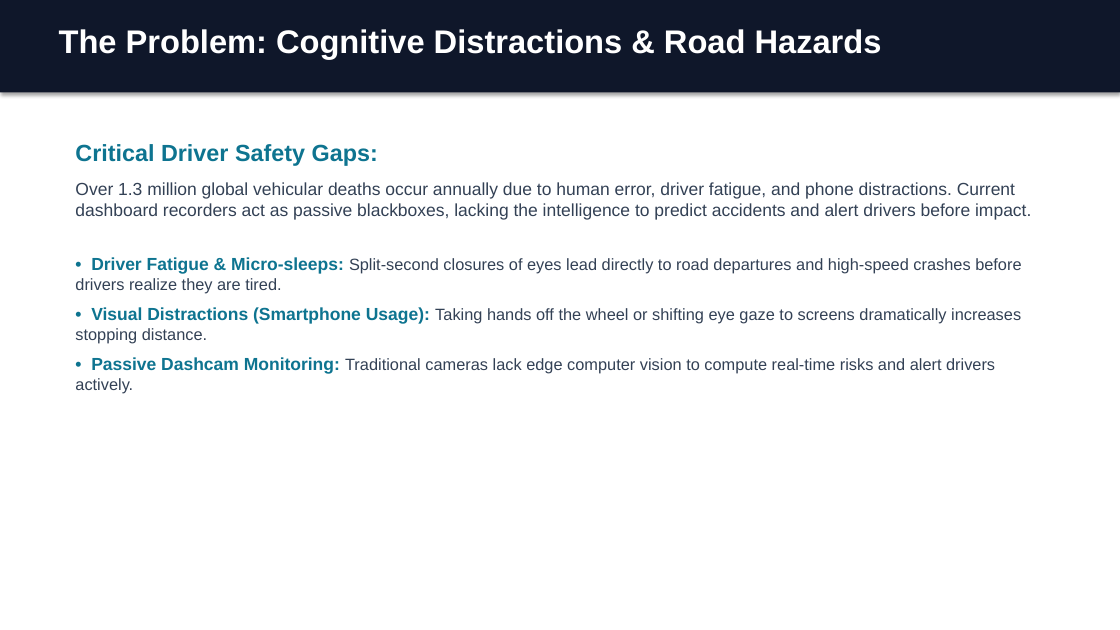
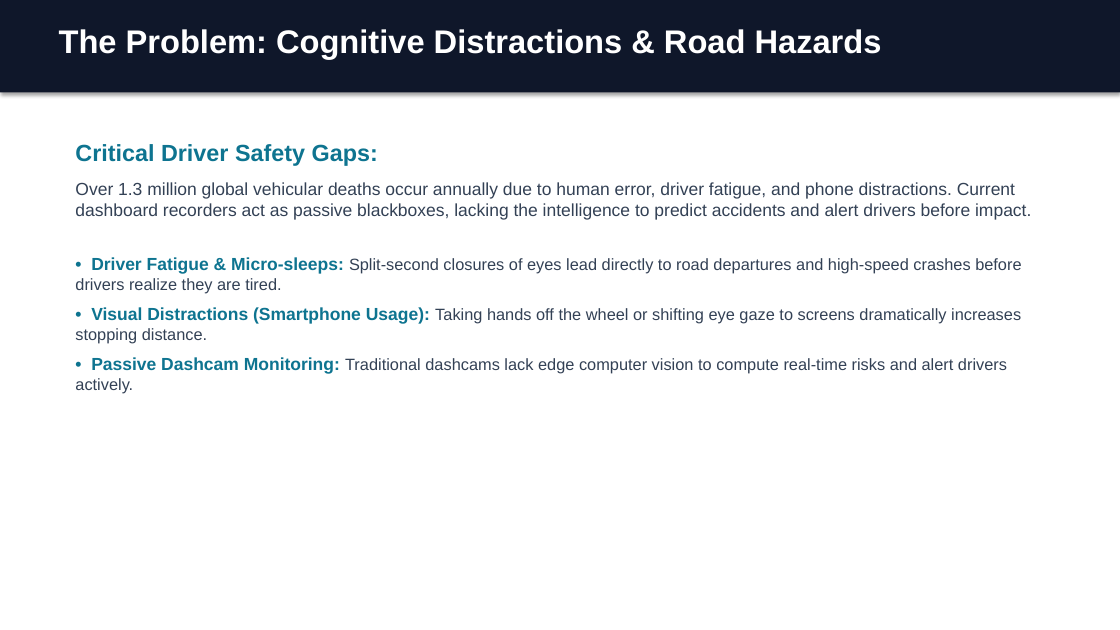
Before and after one commit to jatin1512206/guardian-ai, a slide deck: slide 2 of guardian_ai_presentation.pptx. Drawn at 1120x630 pixels with LibreOffice and Linux fonts; fonts in the diff are those of the drawing. Boxes give left, top, right and bottom in pixels: in the first picture for what was removed or moved away, otherwise in the second. Text is boxed around its words. In the diff, an @@ line names an element or a change of style, - is before the commit and + after.

```diff
--- a/guardian_ai_presentation.pptx
+++ b/guardian_ai_presentation.pptx
@@ text at (75, 357, 1007, 393): text changed @@
-• Passive Dashcam Monitoring: Traditional cameras lack edge computer vision to compute real-time risks and alert drivers actively.
+• Passive Dashcam Monitoring: Traditional dashcams lack edge computer vision to compute real-time risks and alert drivers actively.
```
Also in this commit, not shown: 4 other slides changed, 5 slides added, 1 slide removed, 1 other file.
